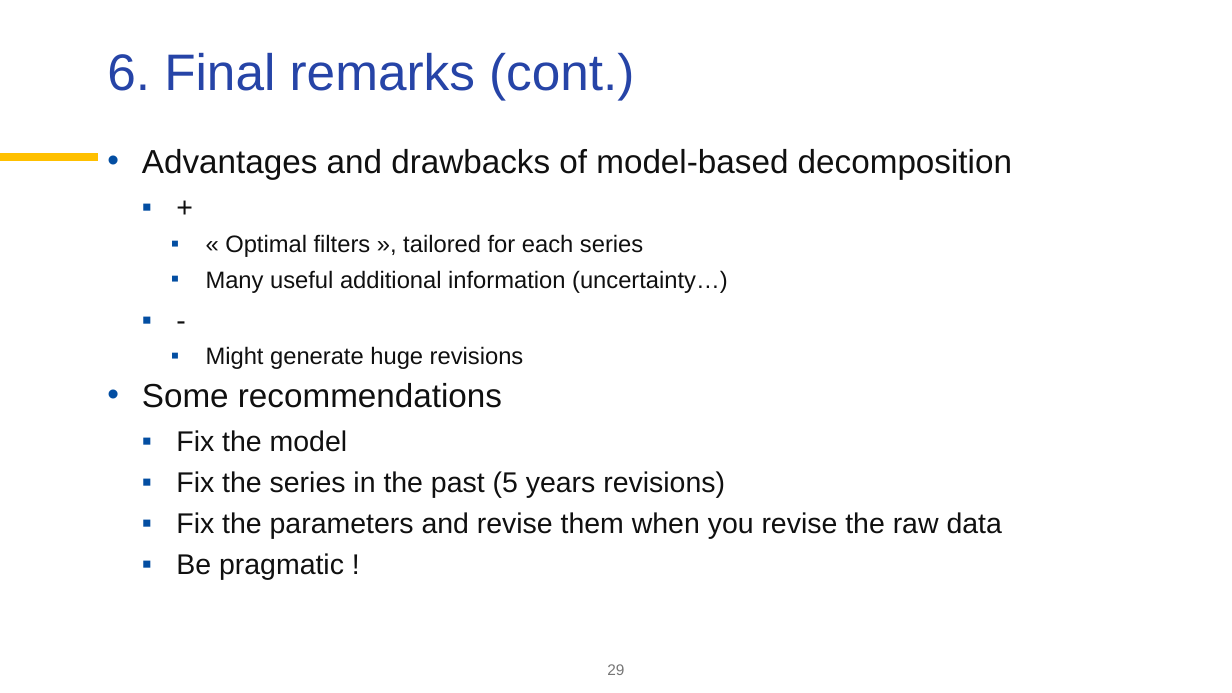
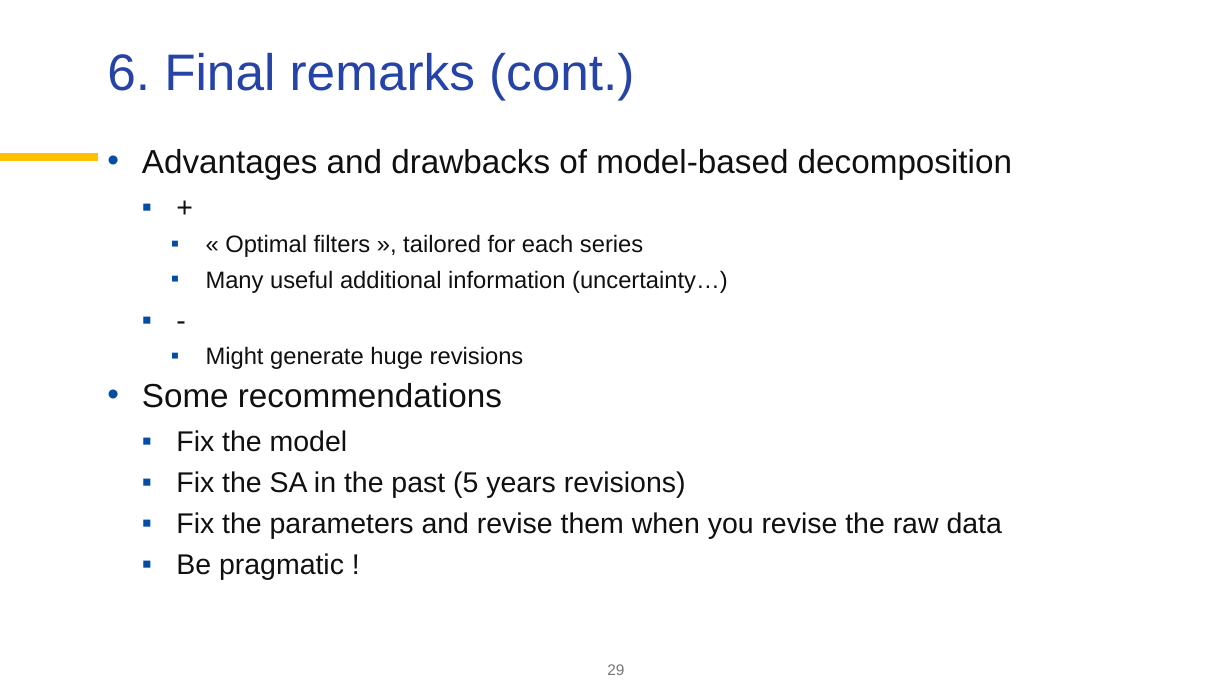
Before and after one commit to palatej/ESTP2026, a slide deck: slide 29 of 3.2 SEATS.pptx. Drawn at 1232x693 pixels with LibreOffice and Linux fonts; fonts in the diff are those of the drawing; background and template pictures are left out. Boxes give left, top, right and bottom in pixels: in the first picture for what was removed or moved away, otherwise in the second. Text is boxed around its words. In the diff, an @@ line names an element or a change of style, - is before the commit and + after.

```diff
--- a/3.2 SEATS.pptx
+++ b/3.2 SEATS.pptx
@@ text at (176, 471, 686, 498): text changed @@
-  ▪ Fix the series in the past (5 years revisions)
+  ▪ Fix the SA in the past (5 years revisions)
```
Also in this commit, not shown: 1 other slide changed, 5 other files.
